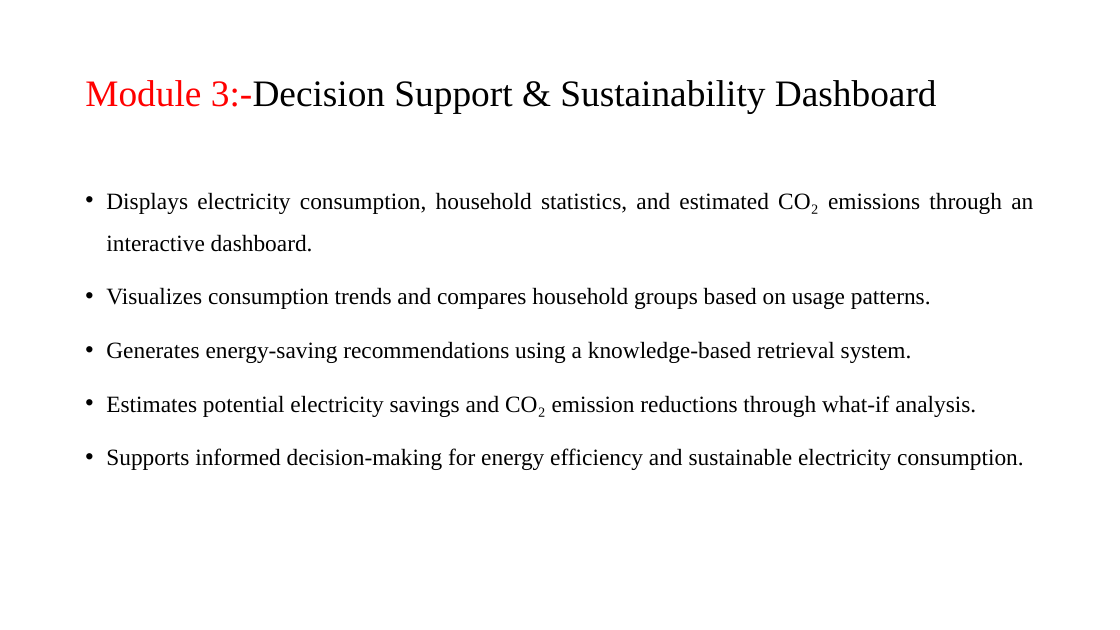
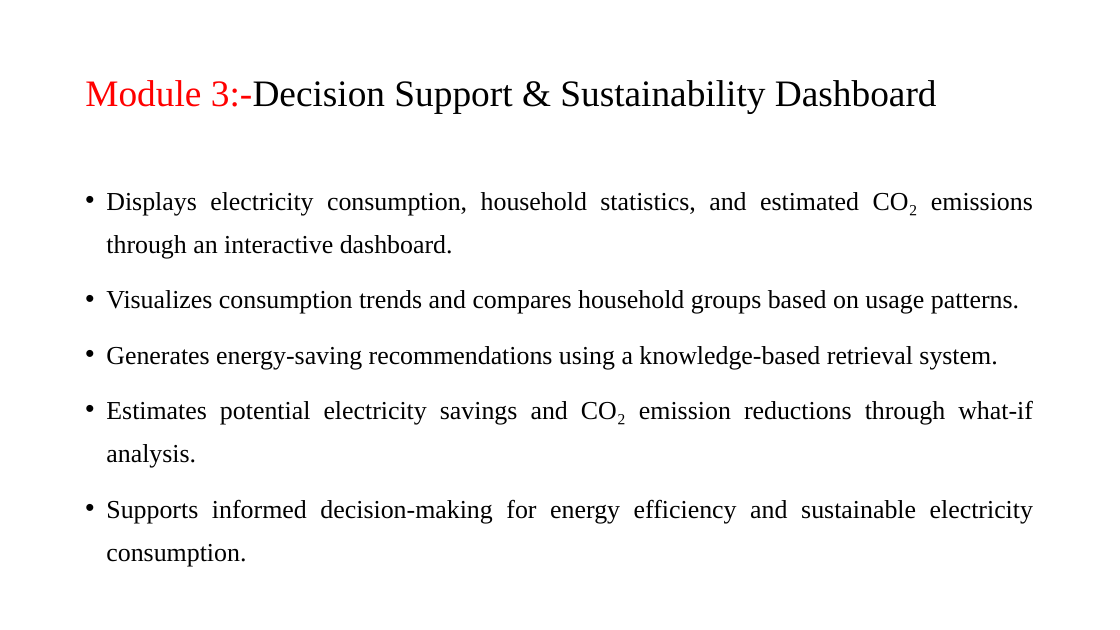
Before and after one commit to TanveerS24/Sustainability-Intelligence, a slide deck: slide 9 of presentation.pptx (slide 8 before the commit). Drawn at 1120x630 pixels with LibreOffice and Linux fonts; fonts in the diff are those of the drawing. Boxes give left, top, right and bottom in pixels: in the first picture for what was removed or moved away, otherwise in the second. Text is boxed around its words. In the diff, an @@ line names an element or a change of style, - is before the commit and + after.

```diff
--- a/presentation.pptx
+++ b/presentation.pptx
@@ text "Displays electricity consumption, household statistics, ..." at (106, 192, 1033, 567): size 20 to 22.2 pt; line spacing 1.5 to 1.4 @@
```
Also in this commit, not shown: 6 other slides changed, 2 slides added, 2 slides removed, 21 other files.
